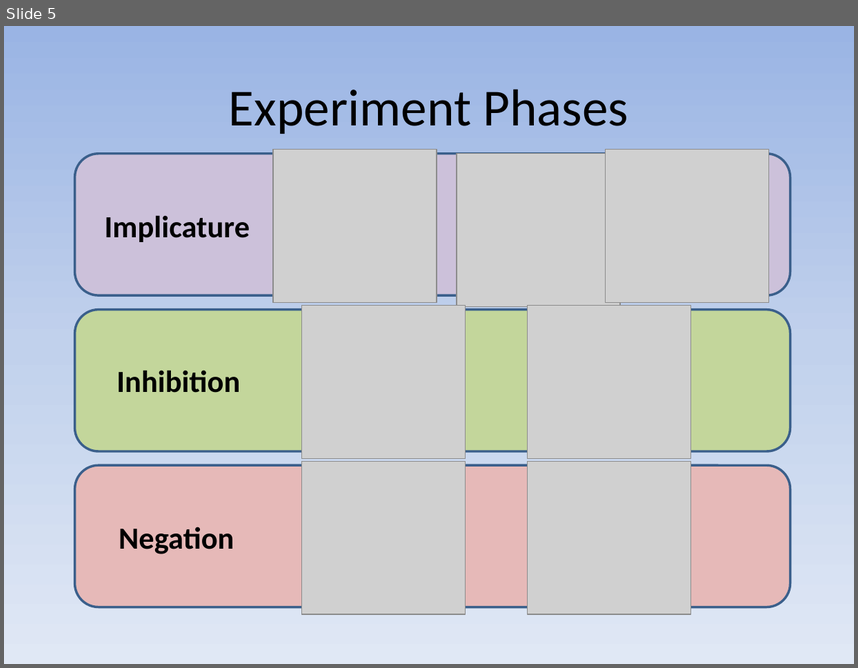
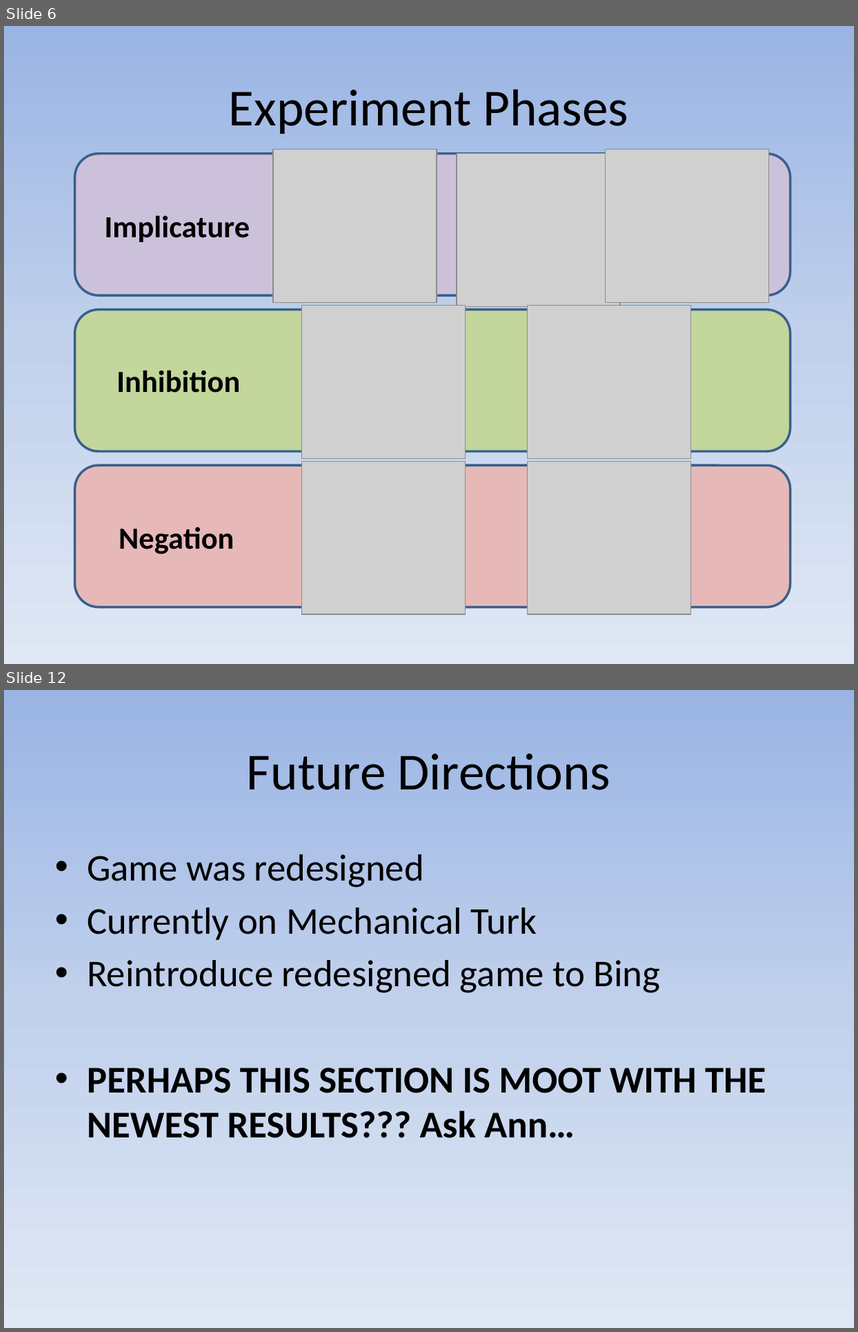
Before and after one commit to ejyoon/neginhib, a slide deck: Stephen_Final_Presentation/CSLI Final Presentation Stephen Powell.pptx. Shown one above the other, each under a label of ours: slide 5 before the commit, slides 6 and 12 after it; the slides between them are not shown. The pictures are 858x668 and 858x1332 pixels, drawn with LibreOffice and Linux fonts; fonts in the diff are those of the drawing; grey boxes stand for pictures. Boxes give left, top, right and bottom in pixels: in the first picture for what was removed or moved away, otherwise in the second. Text is boxed around its words. In the diff, an @@ line names an element or a change of style, - is before the commit and + after.

```diff
--- a/Stephen_Final_Presentation/CSLI Final Presentation Stephen Powell.pptx
+++ b/Stephen_Final_Presentation/CSLI Final Presentation Stephen Powell.pptx
@@ slide 12 added at (4,690,854,1328), background gradient #9AB5E4 to #C2D1ED to #E1E8F5 @@
@@ title added at (247,753,611,790), 44 pt, text #000000 @@
+Future Directions
@@ text added at (87,854,766,1138), 32 pt, text #000000 @@
+• Game was redesigned
+• Currently on Mechanical Turk
+• Reintroduce redesigned game to Bing
+• PERHAPS THIS SECTION IS MOOT WITH THE NEWEST RESULTS??? Ask Ann…
@@ what was slide 5 is now slide 6 @@
```
Also in this commit, not shown: 6 slides changed, 4 other slides added, 3 slides removed.
